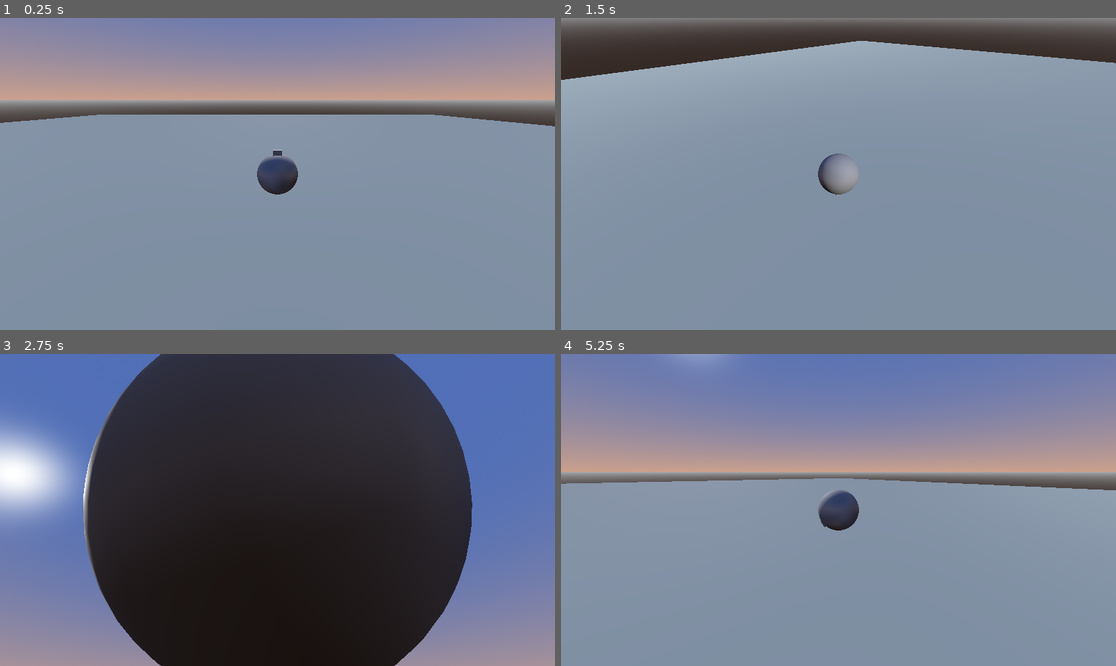
Above: before the commit, frames 1-4 (two rows, left to right).
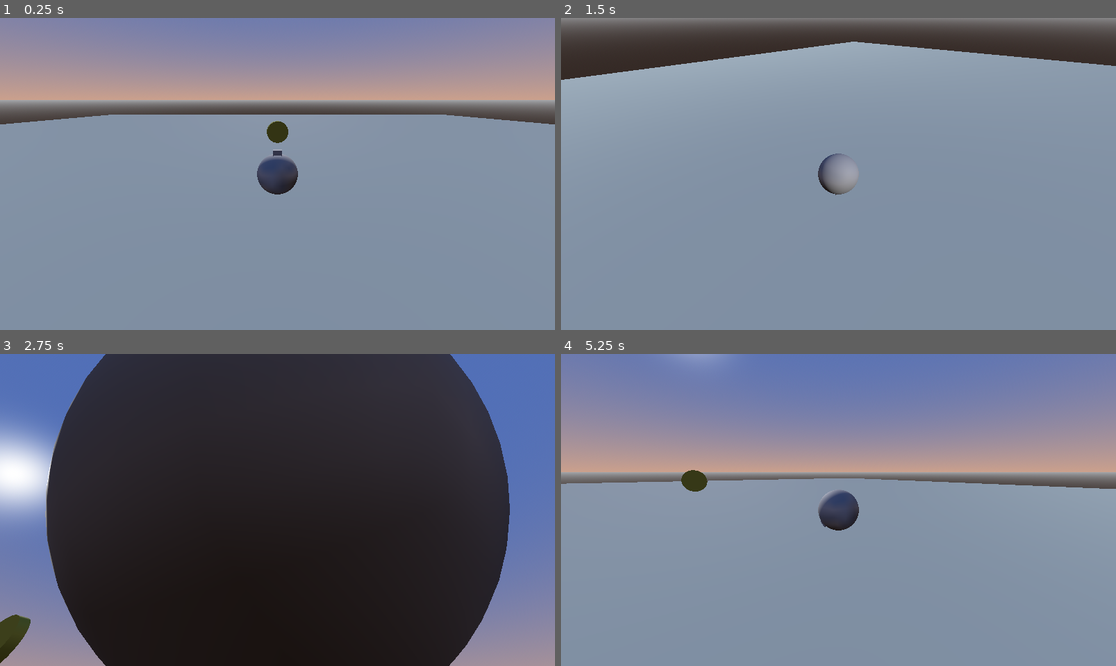
Above: after the commit, the same moments.

Repository: Umapyoi-yon/proyecto-rv-02
Game: Godot game, scene res://escenas/main.tscn
The game is run twice, just before and just after one commit, with the same random seed, the same clock (stepped at 60 frames per second) and the same inputs.
Inputs (mouse positions are in pixels of both pictures, inside the frame that each line leads up to):
- Up to frame 1 (0.25 s): no input
- Up to frame 2 (1.5 s): move the mouse to (960, 158) at 0.52 s; hold D (derecha) 0.53-1.28 s; move the mouse to (727, 189) at 1.27 s; hold S (down) from 1.28 s (still down)
- Up to frame 3 (2.75 s): move the mouse to (333, 441) at 2.02 s; release S (down) at 2.03 s; hold D (derecha) from 2.03 s (still down)
- Up to frame 4 (5.25 s): move the mouse to (810, 572) at 2.77 s; release D (derecha) at 2.78 s; hold W (up) 2.78-3.53 s; move the mouse to (1005, 556) at 3.52 s; hold A (izquierda) 3.53-5.03 s; move the mouse to (672, 463) at 4.27 s; move the mouse to (866, 510) at 5.02 s; hold S (down) from 5.03 s (still down)

The runs differ from the first frame. In frame 1, 0.4% of the frame differs, in the area x 0-100%, y 30-41%; in frame 2, 0.4%; in frame 3, 16%, in the area x 0-92%, y 0-100%; in frame 4, 0.4%.

Commit message:
cuarto commit

Diff:
--- /dev/null
+++ b/escenas/coin_colletion.gd
@@ -0,0 +1,20 @@
+extends Area3D
+@export var speed: = 0.01
+
+# Called when the node enters the scene tree for the first time.
+func _ready() -> void:
+	pass # Replace with function body.
+
+
+# Called every frame. 'delta' is the elapsed time since the previous frame.
+func _process(delta: float) -> void:
+	rotate_y(speed)
+
+
+func _on_body_entered(body: Node3D) -> void:
+	if body.is_in_group("player"):
+		print("Colision")
+	if body is Player:
+		print("colision por clase")
+
+	print("colision con layer")
--- /dev/null
+++ b/escenas/coin_colletion.tscn
@@ -0,0 +1,25 @@
+[gd_scene load_steps=5 format=3 uid="uid://c6of3rsx6fgxl"]
+
+[ext_resource type="Script" uid="uid://bh30vsaj0ys8q" path="res://escenas/coin_colletion.gd" id="1_w7wet"]
+
+[sub_resource type="StandardMaterial3D" id="StandardMaterial3D_o6h3k"]
+albedo_color = Color(0.627451, 0.627451, 0.18431373, 1)
+
+[sub_resource type="CylinderMesh" id="CylinderMesh_w7wet"]
+material = SubResource("StandardMaterial3D_o6h3k")
+
+[sub_resource type="CylinderShape3D" id="CylinderShape3D_dx3je"]
+
+[node name="CoinColletion" type="Area3D"]
+transform = Transform3D(1, 0, 0, 0, -4.371139e-08, -1, 0, 1, -4.371139e-08, 0, 0, 0)
+script = ExtResource("1_w7wet")
+
+[node name="MeshInstance3D" type="MeshInstance3D" parent="."]
+transform = Transform3D(1, 0, 0, 0, 0.09763867, 0, 0, 0, 1, 0, 0, 0)
+mesh = SubResource("CylinderMesh_w7wet")
+
+[node name="CollisionShape3D" type="CollisionShape3D" parent="."]
+transform = Transform3D(1, 0, 0, 0, 0.098939136, 0, 0, 0, 1, 0, 0, 0)
+shape = SubResource("CylinderShape3D_dx3je")
+
+[connection signal="body_entered" from="." to="." method="_on_body_entered"]
--- a/escenas/main.tscn
+++ b/escenas/main.tscn
@@ -1,6 +1,7 @@
-[gd_scene load_steps=6 format=3 uid="uid://cpwm6bcmpahbk"]
+[gd_scene load_steps=7 format=3 uid="uid://cpwm6bcmpahbk"]
 
 [ext_resource type="PackedScene" uid="uid://dk0q5n3cdeg85" path="res://escenas/player.tscn" id="1_ig7tw"]
+[ext_resource type="PackedScene" uid="uid://c6of3rsx6fgxl" path="res://escenas/coin_colletion.tscn" id="2_0kxa1"]
 
 [sub_resource type="ProceduralSkyMaterial" id="ProceduralSkyMaterial_7dm0k"]
 sky_top_color = Color(0.31764707, 0.43529412, 0.7176471, 1)
@@ -32,4 +33,7 @@
 material = SubResource("StandardMaterial3D_h2yge")
 
 [node name="player" parent="." instance=ExtResource("1_ig7tw")]
-transform = Transform3D(1, 0, 0, 0, 1, 0, 0, 0, 1, 2, 2, 5)
+transform = Transform3D(1, 0, 0, 0, 1, 0, 0, 0, 1, 0, 2, 4.981)
+
+[node name="CoinColletion" parent="." instance=ExtResource("2_0kxa1")]
+transform = Transform3D(1, 0, 0, 0, -4.371139e-08, -1, 0, 1, -4.371139e-08, 0, 2, -0.045)
--- a/escenas/player.tscn
+++ b/escenas/player.tscn
@@ -8,7 +8,7 @@
 
 [sub_resource type="BoxMesh" id="BoxMesh_kkt6c"]
 
-[node name="player" type="RigidBody3D"]
+[node name="player" type="RigidBody3D" groups=["player"]]
 script = ExtResource("1_esbpa")
 
 [node name="MeshInstance3D" type="MeshInstance3D" parent="."]
--- a/project.godot
+++ b/project.godot
@@ -14,6 +14,10 @@
 run/main_scene="uid://cpwm6bcmpahbk"
 config/features=PackedStringArray("4.5", "GL Compatibility")
 config/icon="res://icon.svg"
+
+[global_group]
+
+player=""
 
 [input]
 
@@ -38,6 +42,12 @@
 ]
 }
 
+[layer_names]
+
+3d_render/layer_1="SceneMain"
+3d_render/layer_2="player"
+3d_render/layer_3="collectors"
+
 [rendering]
 
 renderer/rendering_method="gl_compatibility"
Not shown, added: escenas/coin_colletion.gd.uid
Not shown, changed: README.md
